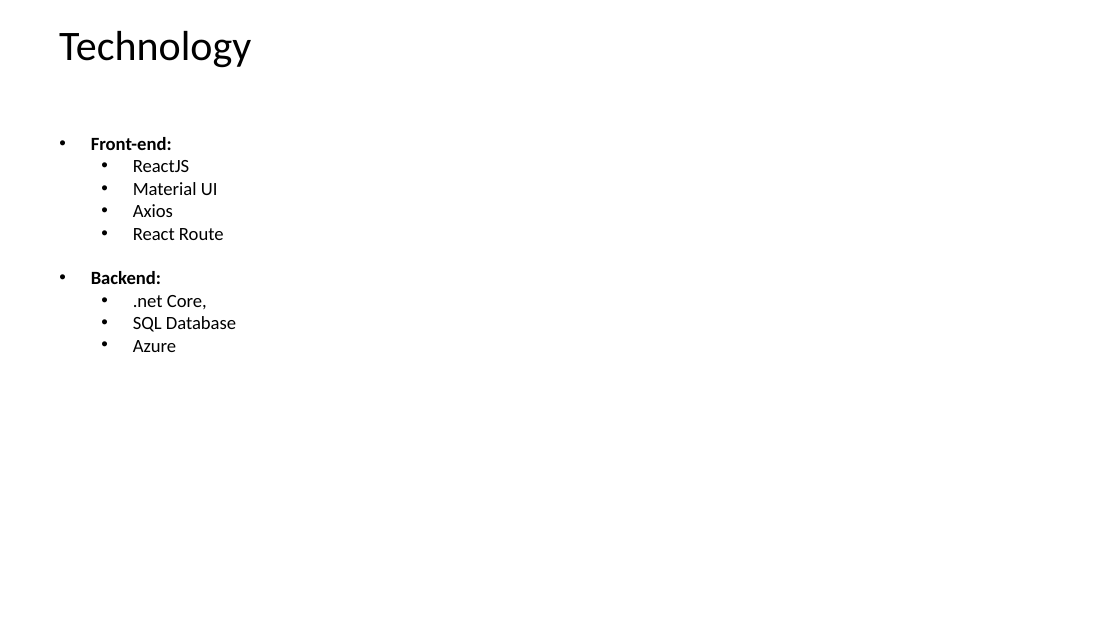
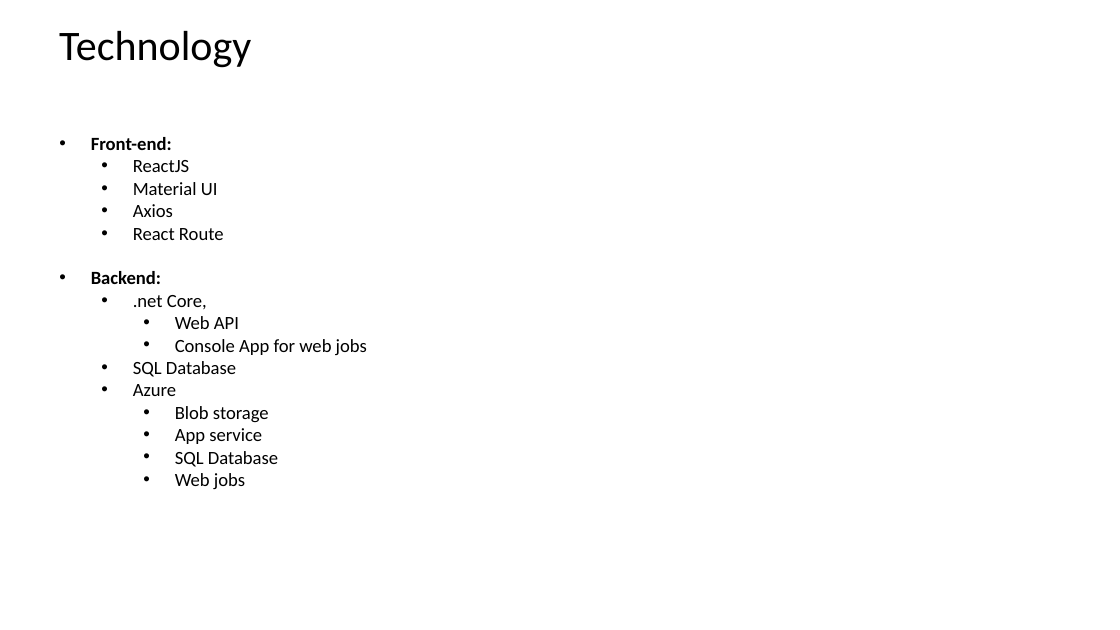
Before and after one commit to sundarkurs/DigitalAssets, a slide deck: slide 3 of Design/Digital Asset - Design.pptx. Drawn at 1120x630 pixels with LibreOffice and Linux fonts; fonts in the diff are those of the drawing. Boxes give left, top, right and bottom in pixels: in the first picture for what was removed or moved away, otherwise in the second. Text is boxed around its words. In the diff, an @@ line names an element or a change of style, - is before the commit and + after.

```diff
--- a/Design/Digital Asset - Design.pptx
+++ b/Design/Digital Asset - Design.pptx
@@ text at (175,316,367,355): paragraphs added @@
+    • Web API
+    • Console App for web jobs
@@ text at (175,406,278,489): paragraphs added @@
+    • Blob storage
+    • App service
+    • SQL Database
+    • Web jobs
```
Also in this commit, not shown: 1 slide added, 1 other file.
